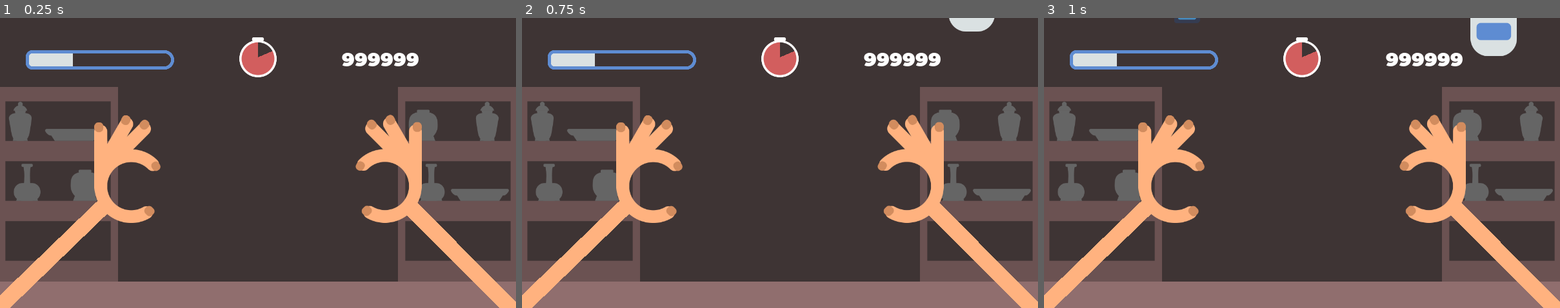
Above: before the commit, frames 1-3 (left to right).
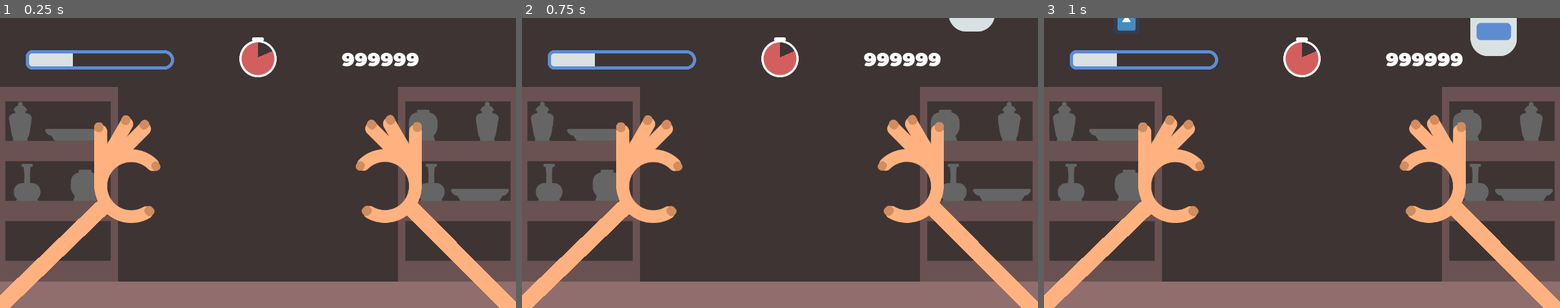
Above: after the commit, the same moments.

Repository: williamd1k0/untitled-glue-game
Game: Godot game, scene res://devel/TestGrab.tscn
Two runs of this game, one before a commit and one after it. Both use one fixed random seed, a clock stepped at 60 frames per second and the inputs below. The project has no main scene, so this scene is started directly. The engine's default icon, where the game draws it, is replaced by a stand-in: a white triangle on a blue panel in a dark square.
Inputs:
- Up to frame 1 (0.25 s): no input
- Up to frame 2 (0.75 s): tap Enter at 0.5 s
- Up to frame 3 (1 s): no input

Frames 1-2 are identical in both runs. In frame 3, 0.4% of the frame differs, in the area x 13-31%, y 0-6%.

Commit message:
Add godot item and improve level limits

Diff:
--- a/devel/TestGrab.tscn
+++ b/devel/TestGrab.tscn
@@ -1,7 +1,7 @@
 [gd_scene load_steps=10 format=2]
 
 [ext_resource path="res://game/gameplay/Hands.tscn" type="PackedScene" id=1]
-[ext_resource path="res://game/gameplay/GrabItem.tscn" type="PackedScene" id=2]
+[ext_resource path="res://game/gameplay/grab-items/Godot.tscn" type="PackedScene" id=2]
 [ext_resource path="res://game/areas/Background.tscn" type="PackedScene" id=3]
 [ext_resource path="res://game/interface/Interface.tscn" type="PackedScene" id=4]
 [ext_resource path="res://game/gameplay/grab-items/Glue.tscn" type="PackedScene" id=5]
@@ -10,8 +10,8 @@
 [sub_resource type="PhysicsMaterial" id=2]
 bounce = 1.0
 
-[sub_resource type="RectangleShape2D" id=1]
-extents = Vector2( 640, 32.0001 )
+[sub_resource type="RectangleShape2D" id=4]
+extents = Vector2( 640, 47.8595 )
 
 [sub_resource type="RectangleShape2D" id=3]
 extents = Vector2( 28.0006, 421.207 )
@@ -27,14 +27,14 @@
 
 [node name="Background" parent="GameLayer" instance=ExtResource( 3 )]
 
+[node name="Godot" parent="GameLayer" instance=ExtResource( 2 )]
+position = Vector2( 204.487, -131.78 )
+
 [node name="Puzzle" parent="GameLayer" instance=ExtResource( 6 )]
 position = Vector2( 0, -792 )
 
 [node name="Glue" parent="GameLayer" instance=ExtResource( 5 )]
 position = Vector2( 1115.66, -159.002 )
-
-[node name="GrabItem" parent="GameLayer" instance=ExtResource( 2 )]
-position = Vector2( 354.444, -159.002 )
 
 [node name="Hands" parent="GameLayer" instance=ExtResource( 1 )]
 
@@ -45,13 +45,13 @@
 }
 
 [node name="CollisionShape2D" type="CollisionShape2D" parent="GameLayer/StaticBody2D"]
-position = Vector2( 640, 688 )
-shape = SubResource( 1 )
+position = Vector2( 640, 702 )
+shape = SubResource( 4 )
 
 [node name="CollisionShape2D2" type="CollisionShape2D" parent="GameLayer/StaticBody2D"]
-position = Vector2( 0, 328 )
+position = Vector2( -28, 328 )
 shape = SubResource( 3 )
 
 [node name="CollisionShape2D3" type="CollisionShape2D" parent="GameLayer/StaticBody2D"]
-position = Vector2( 1288, 328 )
+position = Vector2( 1308, 328 )
 shape = SubResource( 3 )
--- /dev/null
+++ b/game/gameplay/grab-items/Godot.tscn
@@ -0,0 +1,9 @@
+[gd_scene load_steps=3 format=2]
+
+[ext_resource path="res://game/gameplay/GrabItem.tscn" type="PackedScene" id=1]
+
+[sub_resource type="PhysicsMaterial" id=1]
+bounce = 1.0
+
+[node name="Godot" instance=ExtResource( 1 )]
+physics_material_override = SubResource( 1 )
